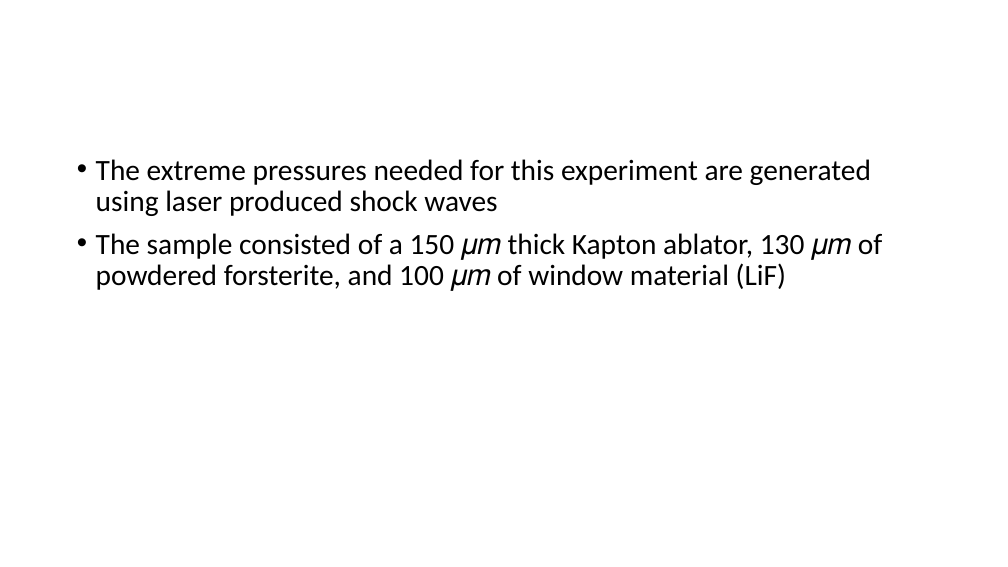
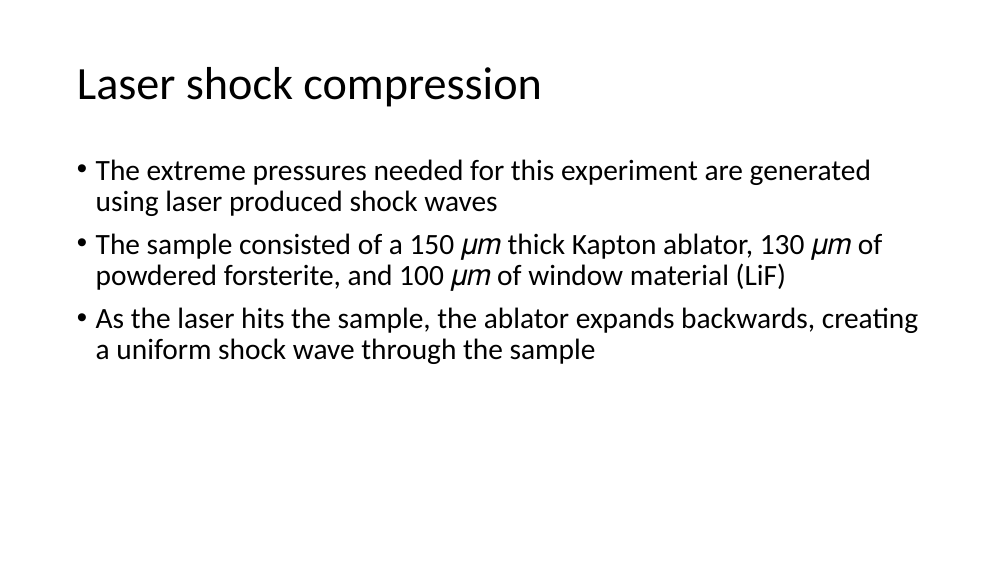
Before and after one commit to WicksGroup/AROP_NaraAnusonti-Inthra, a slide deck: slide 5 of final stuff/Anusonti-Inthra_presentation_final.pptx. Drawn at 1008x567 pixels with LibreOffice and Linux fonts; fonts in the diff are those of the drawing. Boxes give left, top, right and bottom in pixels: in the first picture for what was removed or moved away, otherwise in the second. Text is boxed around its words. In the diff, an @@ line names an element or a change of style, - is before the commit and + after.

```diff
--- a/final stuff/Anusonti-Inthra_presentation_final.pptx
+++ b/final stuff/Anusonti-Inthra_presentation_final.pptx
@@ title added at <box>77,67,541,107</box>, 44 pt, text #000000 @@
+Laser shock compression
@@ text at <box>96,307,918,364</box>: paragraph added @@
+• As the laser hits the sample, the ablator expands backwards, creating a uniform shock wave through the sample
```
Also in this commit, not shown: 1 other slide changed, 2 slides added, 3 other files.
